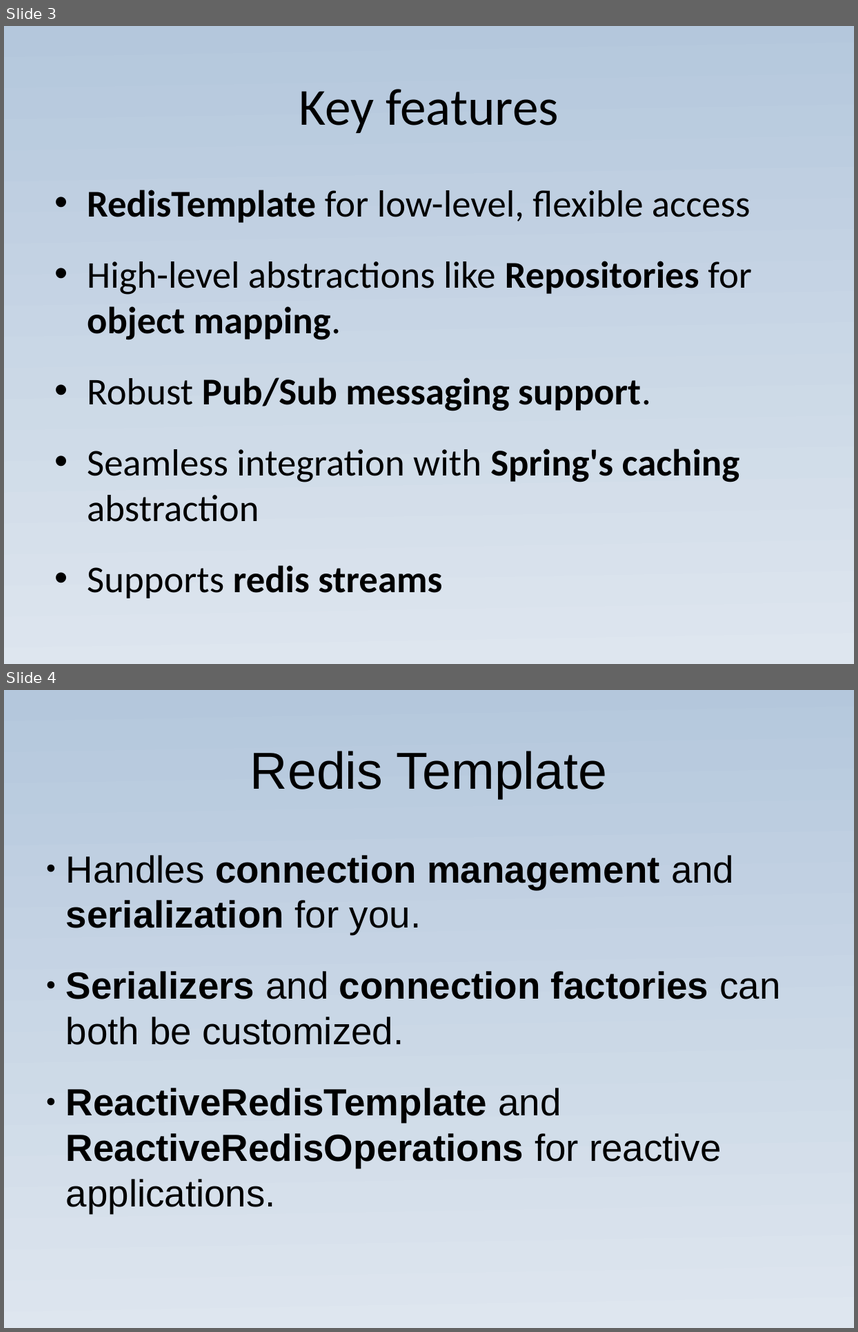
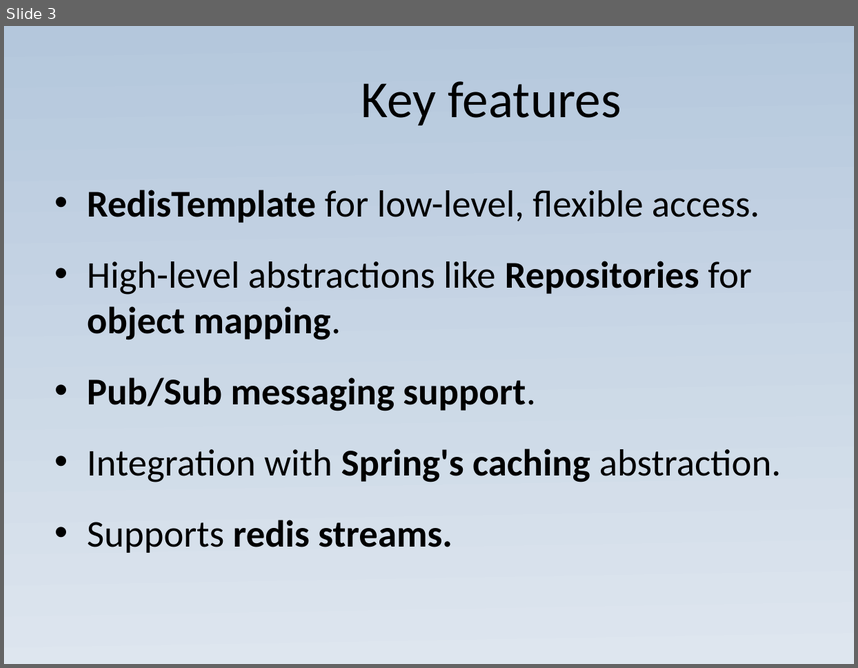
Before and after one commit to JoaoGuilhermedeSa/spring-data-redis, a slide deck: spring_data_redis_presentation_with_code.pptx. Shown one above the other, each under a label of ours: slides 3 and 4 before the commit, slide 3 after it. The pictures are 858x1332 and 858x668 pixels, drawn with LibreOffice and Linux fonts; fonts in the diff are those of the drawing. Boxes give left, top, right and bottom in pixels: in the first picture for what was removed or moved away, otherwise in the second. Text is boxed around its words. In the diff, an @@ line names an element or a change of style, - is before the commit and + after.

```diff
--- a/spring_data_redis_presentation_with_code.pptx
+++ b/spring_data_redis_presentation_with_code.pptx
@@ slide 4 removed at [4,690,854,1328], background gradient #B4C7DC to #DEE6EF @@
@@ title removed at [250,751,607,799] @@
-Redis Template
@@ text removed at [66,855,780,1213] @@
-● Handles connection management and serialization for you.
-● Serializers and connection factories can both be customized.
-● ReactiveRedisTemplate and ReactiveRedisOperations for reactive applications.
@@ slide 3 changed as well @@
@@ title "Key features": place and size @@
-title "Key features" at [299,89,559,133]
+title "Key features" at [361,81,622,125]
@@ text at [87,190,760,223]: text changed @@
-• RedisTemplate for low-level, flexible access
+• RedisTemplate for low-level, flexible access.
@@ text at [87,377,781,552]: text changed @@
-• Robust Pub/Sub messaging support.
-• Seamless integration with Spring's caching abstraction
-• Supports redis streams
+• Pub/Sub messaging support.
+• Integration with Spring's caching abstraction.
+• Supports redis streams.
```
Also in this commit, not shown: 4 other slides changed, 3 slides added, 1 other slide removed, 1 other file.
